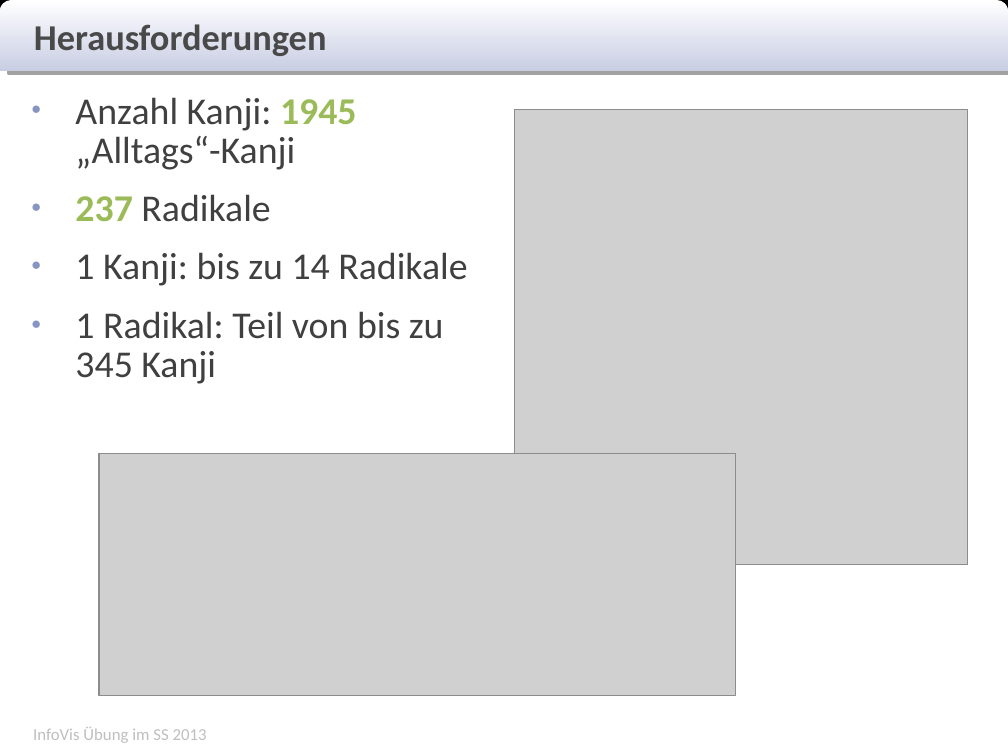
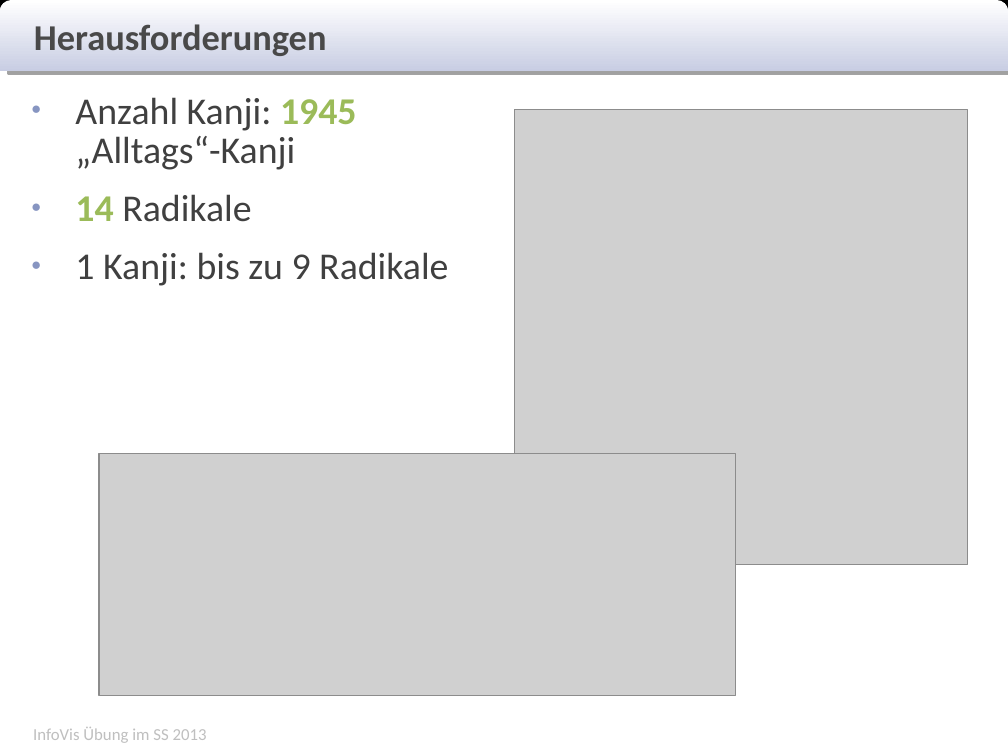
Before and after one commit to Rajikarubijua/bushumappu, a slide deck: slide 13 of presentation/zwischenpräsentation.odp. Drawn at 1008x756 pixels with LibreOffice and Linux fonts; fonts in the diff are those of the drawing; grey boxes stand for pictures. Boxes give left, top, right and bottom in pixels: in the first picture for what was removed or moved away, otherwise in the second. Text is boxed around its words. In the diff, an @@ line names an element or a change of style, - is before the commit and + after.

Commit message:
changed data of jouyou kanji in zwischenpräsentation

```diff
--- a/presentation/zwischenpräsentation.odp
+++ b/presentation/zwischenpräsentation.odp
@@ text at bbox=[75, 194, 448, 286]: text changed @@
-● 237 Radikale
-● 1 Kanji: bis zu 14 Radikale
-● 1 Radikal: Teil von bis zu 345 Kanji
+● 14 Radikale
+● 1 Kanji: bis zu 9 Radikale
```
